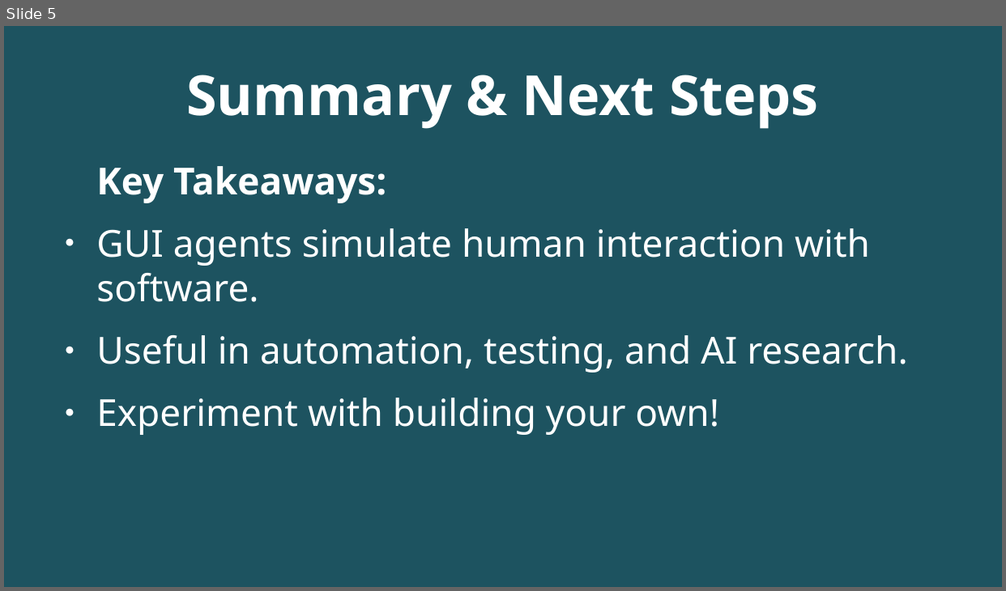
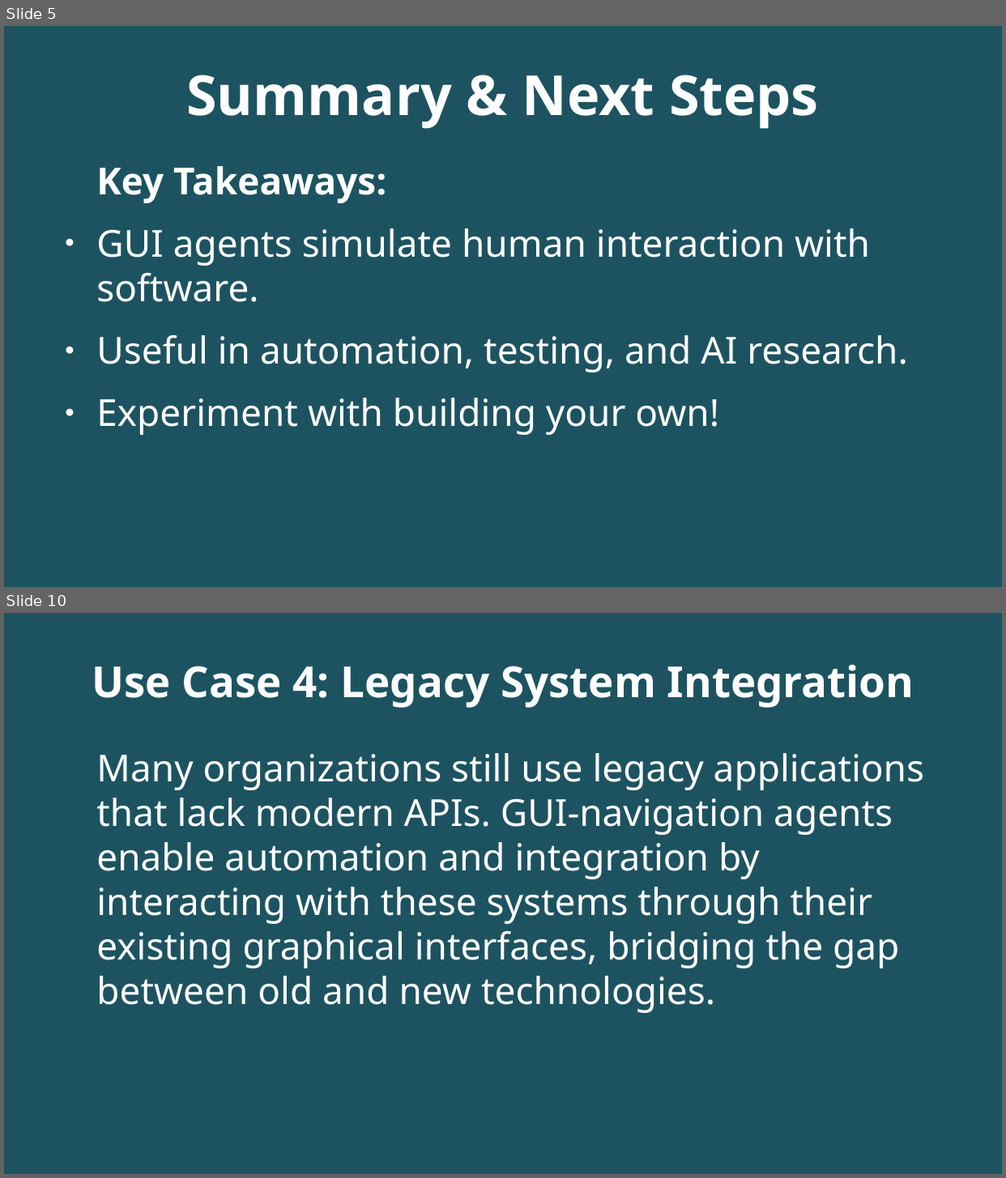
Before and after one commit to mariyadavydova/benchmark_data, a slide deck: demo_01.odp. Shown one above the other, each under a label of ours: slide 5 before the commit, slides 5 and 10 after it; the slides between them are not shown. The pictures are 1006x591 and 1006x1178 pixels, drawn with LibreOffice and Linux fonts; fonts in the diff are those of the drawing; background and template pictures are left out; a plain dark background stands for a picture behind light text. Boxes give left, top, right and bottom in pixels: in the first picture for what was removed or moved away, otherwise in the second. Text is boxed around its words. In the diff, an @@ line names an element or a change of style, - is before the commit and + after.

```diff
--- a/demo_01.odp
+++ b/demo_01.odp
@@ slide 10 added at bbox=[4, 613, 1002, 1174], background picture (left out); not listed: 1 template element that a slide beside it also shows @@
@@ title added at bbox=[91, 665, 914, 708], 34.1 pt, text #FFFFFF, bold @@
+Use Case 4: Legacy System Integration
@@ text added at bbox=[96, 753, 924, 1013], 29.6 pt, text #FFFFFF @@
+Many organizations still use legacy applications that lack modern APIs. GUI-navigation agents enable automation and integration by interacting with these systems through their existing graphical interfaces, bridging the gap between old and new technologies.
```
Also in this commit, not shown: 5 other slides added.
